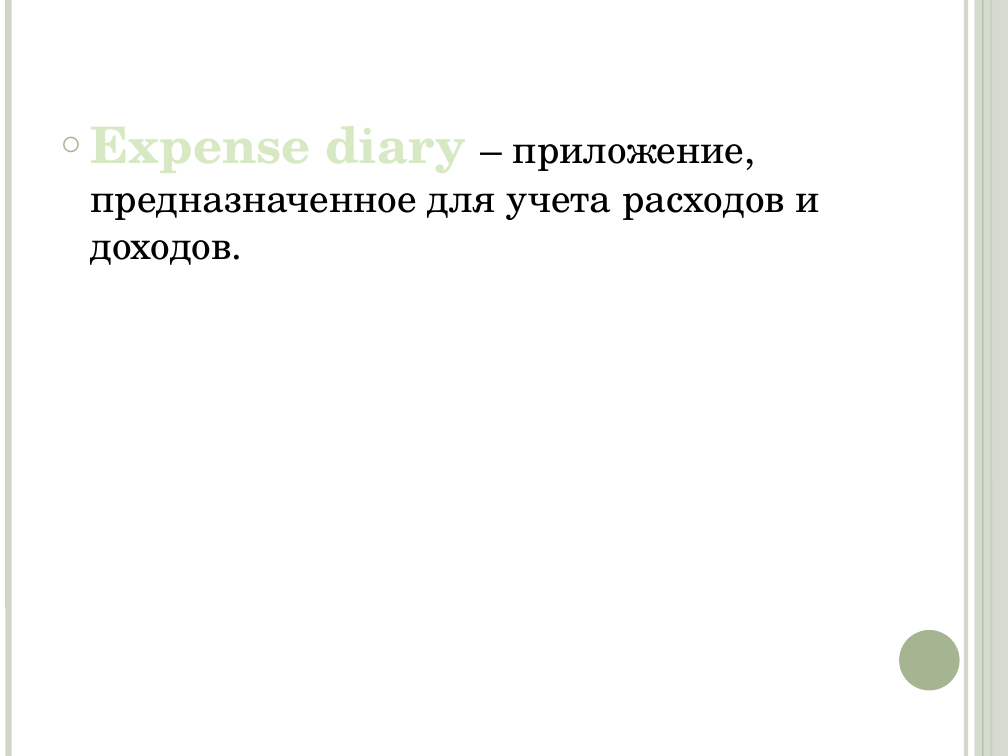
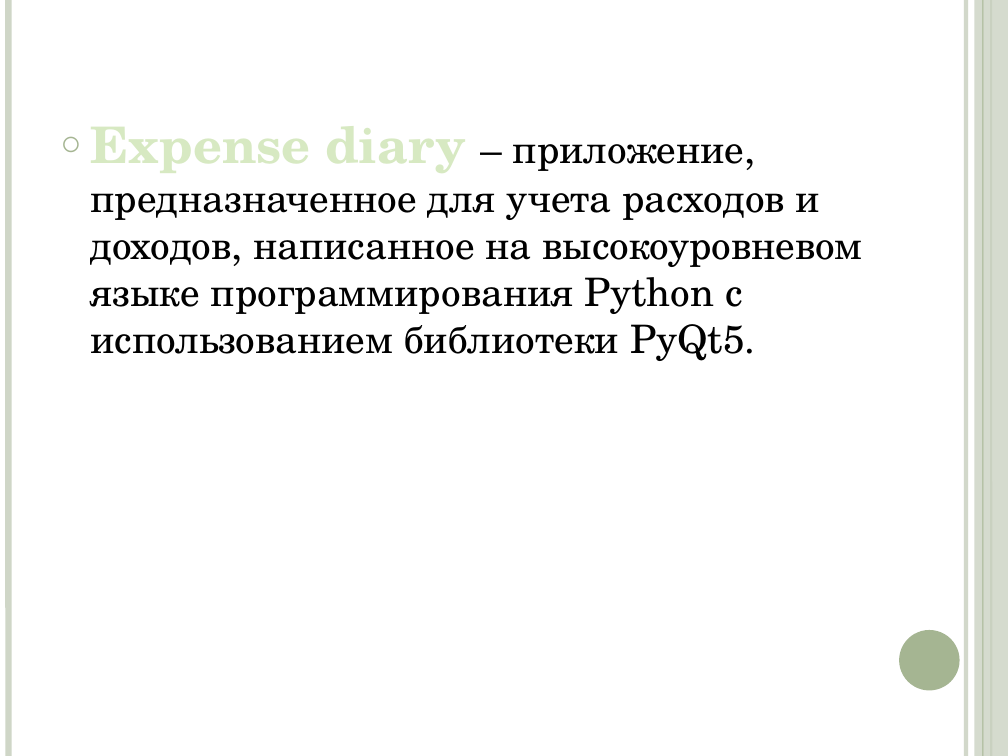
Before and after one commit to EugeniyaMo/Expense_dialy2.0, a slide deck: slide 2 of Expense diary.pptx. Drawn at 1008x756 pixels with LibreOffice and Linux fonts; fonts in the diff are those of the drawing. Boxes give left, top, right and bottom in pixels: in the first picture for what was removed or moved away, otherwise in the second. Text is boxed around its words. In the diff, an @@ line names an element or a change of style, - is before the commit and + after.

```diff
--- a/Expense diary.pptx
+++ b/Expense diary.pptx
@@ text at (91,144,863,361): text changed @@
-○ Expense diary – приложение, предназначенное для учета расходов и доходов.
+○ Expense diary – приложение, предназначенное для учета расходов и доходов, написанное на высокоуровневом языке программирования Python с использованием библиотеки PyQt5.
```
Also in this commit, not shown: 1 slide added, 1 slide removed, 2 other files.
